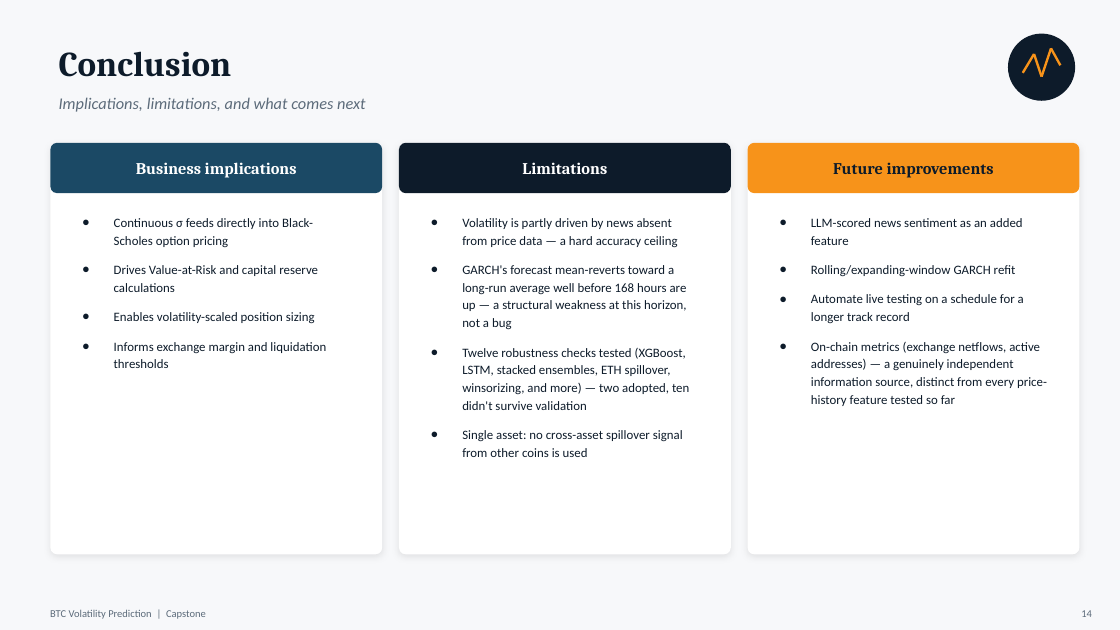
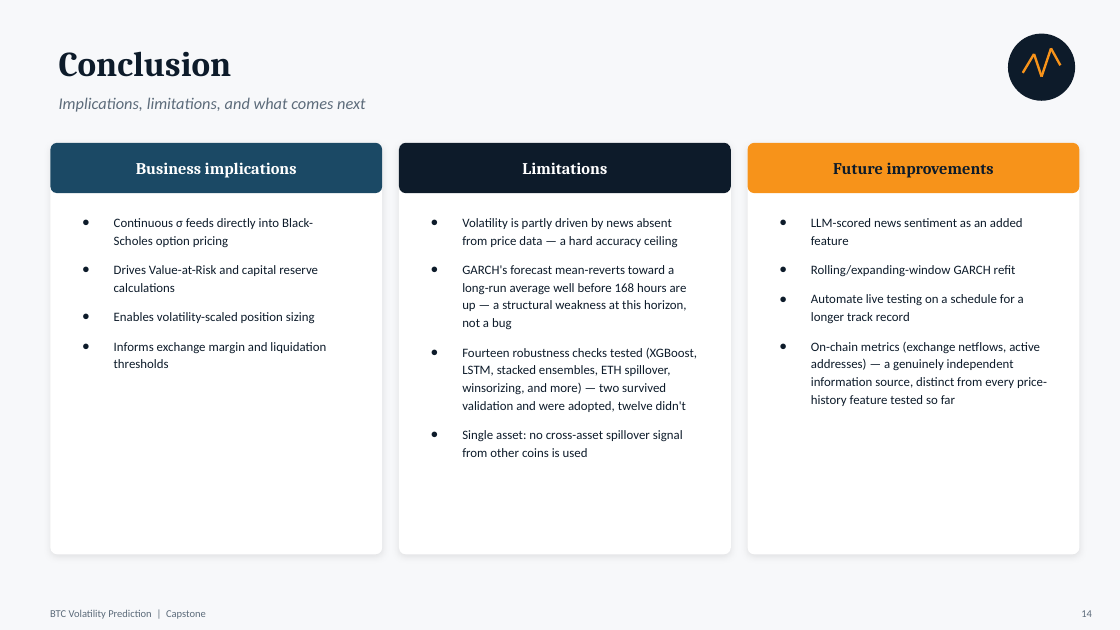
Before and after one commit to mhejairi10/bitcoin-volatility-prediction, a slide deck: slide 14 of presentation/capstone-btc-volatility.pptx. Drawn at 1120x630 pixels with LibreOffice and Linux fonts; fonts in the diff are those of the drawing. Boxes give left, top, right and bottom in pixels: in the first picture for what was removed or moved away, otherwise in the second. Text is boxed around its words. In the diff, an @@ line names an element or a change of style, - is before the commit and + after.

```diff
--- a/presentation/capstone-btc-volatility.pptx
+++ b/presentation/capstone-btc-volatility.pptx
@@ text at bbox=[462, 348, 697, 412]: text changed @@
-● Twelve robustness checks tested (XGBoost, LSTM, stacked ensembles, ETH spillover, winsorizing, and more) — two adopted, ten didn't survive validation
+● Fourteen robustness checks tested (XGBoost, LSTM, stacked ensembles, ETH spillover, winsorizing, and more) — two survived validation and were adopted, twelve didn't
```
Also in this commit, not shown: 4 other slides changed, 2 other files.
